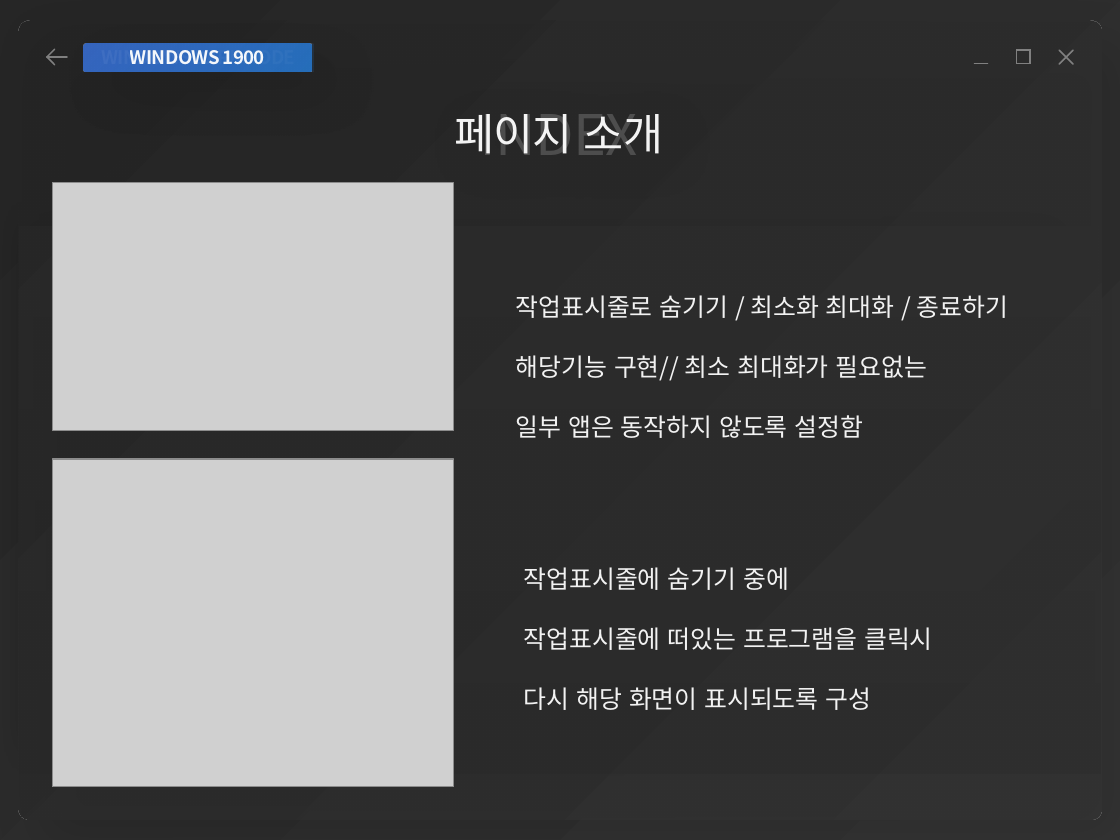
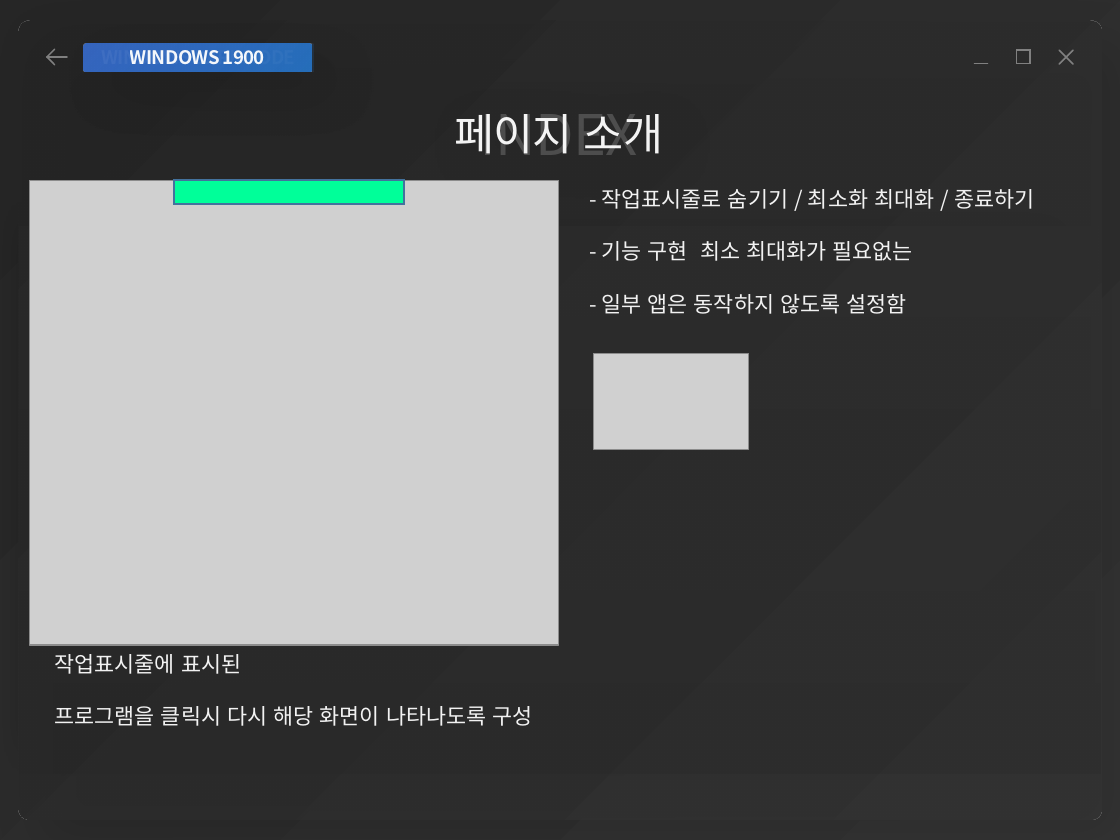
Before and after one commit to yonggyu01/windowProject, a slide deck: slide 12 of 김용규 개인포폴.pptx. Drawn at 1120x840 pixels with LibreOffice and Linux fonts; fonts in the diff are those of the drawing; grey boxes stand for pictures; background and template pictures are left out. Boxes give left, top, right and bottom in pixels: in the first picture for what was removed or moved away, otherwise in the second. Text is boxed around its words. In the diff, an @@ line names an element or a change of style, - is before the commit and + after.

```diff
--- a/김용규 개인포폴.pptx
+++ b/김용규 개인포폴.pptx
@@ picture: place and size @@
-picture at <box>53,459,454,787</box>
+picture at <box>29,180,559,645</box>
@@ rectangle added at <box>174,180,404,204</box>, fill #00FF99, outline #43739E 1 pt @@
@@ text at <box>601,189,1034,314</box>: text changed; size 16 to 14 pt @@
-작업표시줄로 숨기기 / 최소화 최대화 / 종료하기
-해당기능 구현// 최소 최대화가 필요없는
-일부 앱은 동작하지 않도록 설정함
+- 작업표시줄로 숨기기 / 최소화 최대화 / 종료하기
+- 기능 구현 최소 최대화가 필요없는
+- 일부 앱은 동작하지 않도록 설정함
@@ picture: place and size @@
-picture at <box>53,183,454,430</box>
+picture at <box>594,354,748,449</box>
@@ text at <box>55,654,532,726</box>: text changed; size 16 to 14 pt @@
-작업표시줄에 숨기기 중에
-작업표시줄에 떠있는 프로그램을 클릭시
-다시 해당 화면이 표시되도록 구성
+작업표시줄에 표시된
+프로그램을 클릭시 다시 해당 화면이 나타나도록 구성
```
Also in this commit, not shown: 17 other slides changed, 4 other files.
